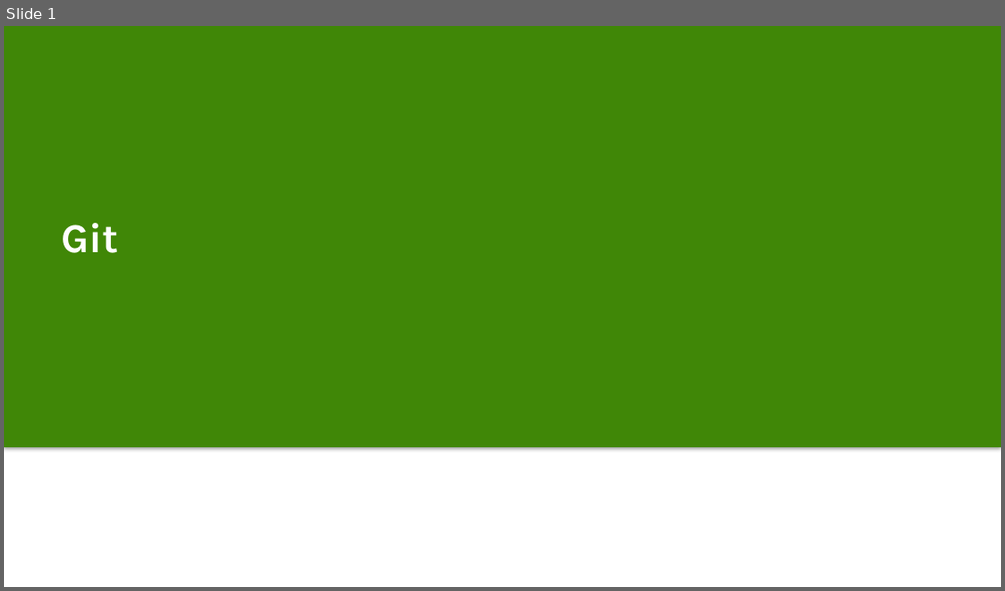
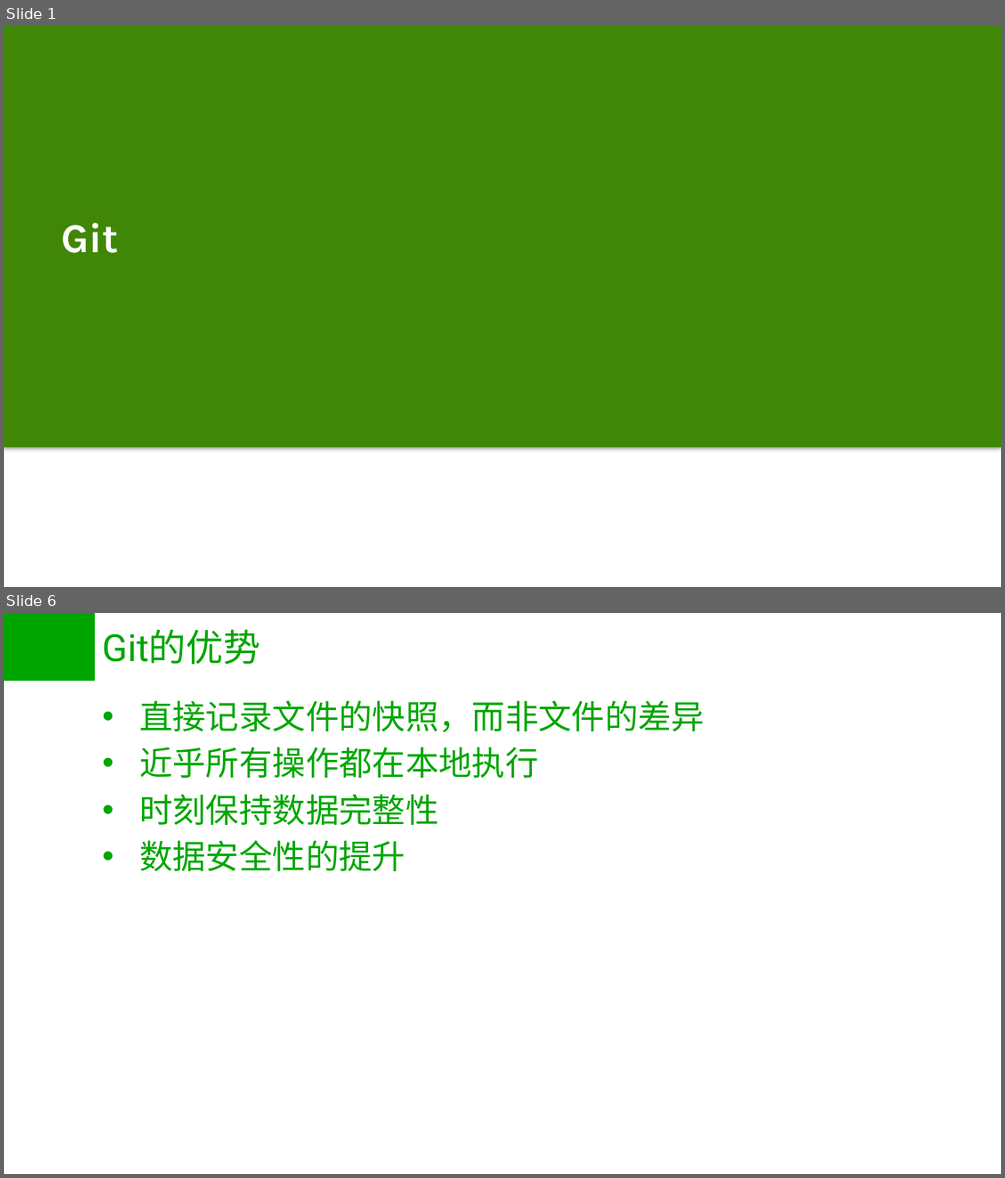
Before and after one commit to dannl/git_test, a slide deck: git.pptx. Shown one above the other, each under a label of ours: slide 1 before the commit, slides 1 and 6 after it; the slides between them are not shown. The pictures are 1005x591 and 1005x1178 pixels, drawn with LibreOffice and Linux fonts; fonts in the diff are those of the drawing; background and template pictures are left out. Boxes give left, top, right and bottom in pixels: in the first picture for what was removed or moved away, otherwise in the second. Text is boxed around its words. In the diff, an @@ line names an element or a change of style, - is before the commit and + after.

```diff
--- a/git.pptx
+++ b/git.pptx
@@ slide 6 added at (4, 613, 1001, 1174), background #CCE8CF @@
@@ rectangle added at (4, 613, 95, 681), fill #00A600 @@
@@ title added at (102, 629, 261, 665), 36 pt, text #00A600 @@
+Git的优势
@@ text added at (139, 700, 704, 871), 32 pt, text #00A600 @@
+• 直接记录文件的快照，而非文件的差异
+• 近乎所有操作都在本地执行
+• 时刻保持数据完整性
+• 数据安全性的提升
```
Also in this commit, not shown: 4 slides changed, 11 other slides added, 1 slide removed.
